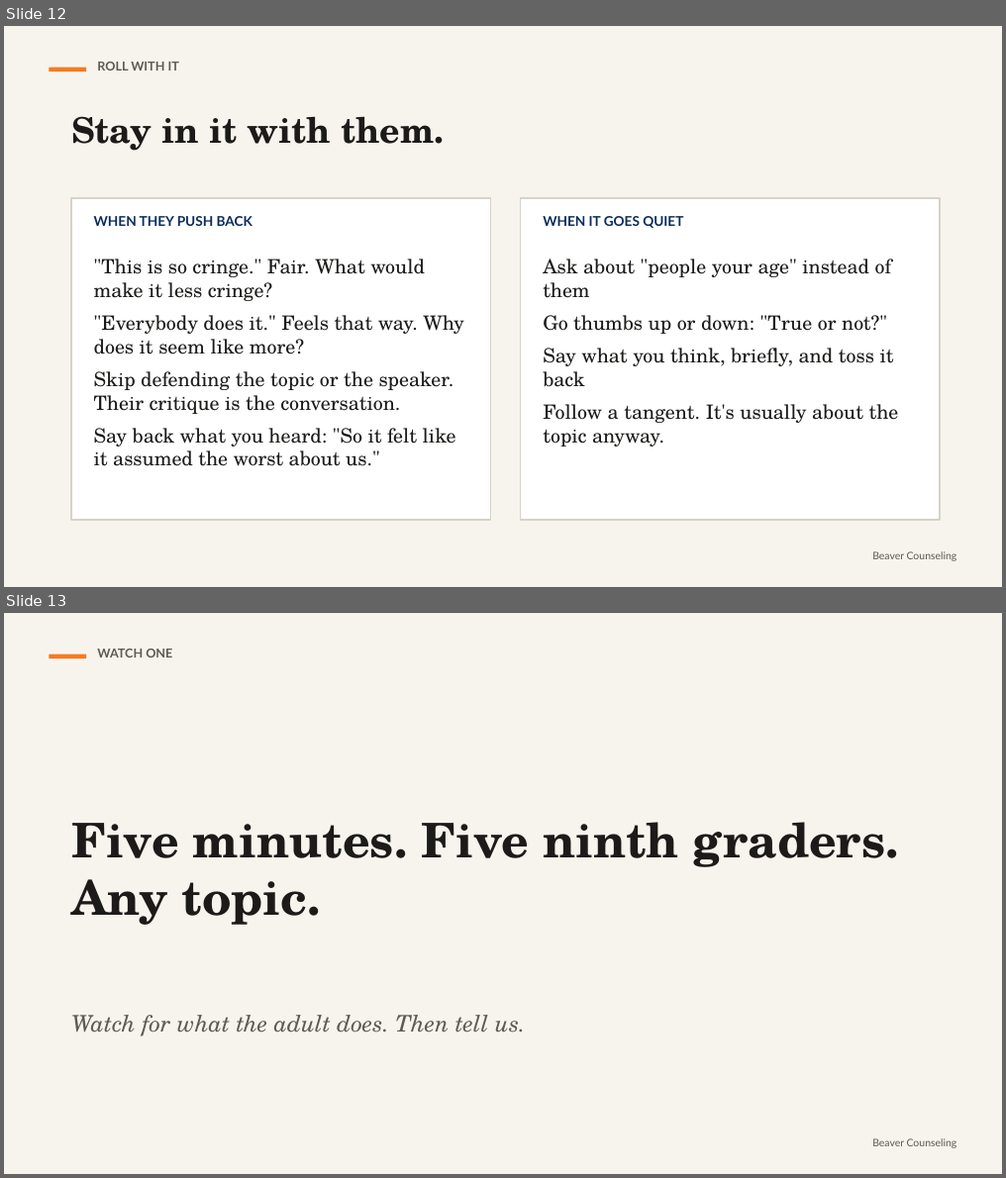
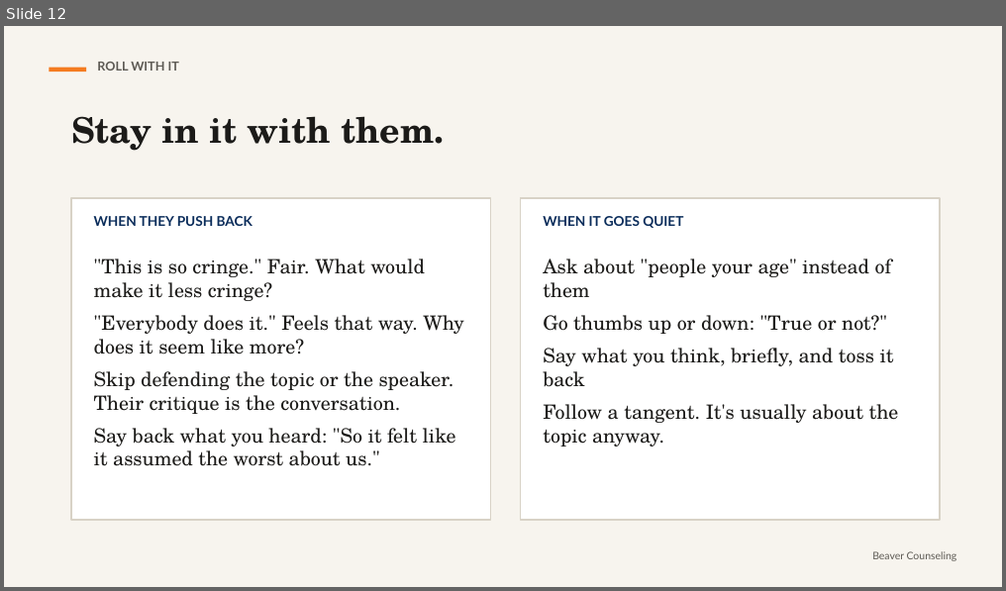
Before and after one commit to rmwtoolkit/bcds-toolkit, a slide deck: decks/less-cringe-more-connection-lesson-v2.pptx. Shown one above the other, each under a label of ours: slides 12 and 13 before the commit, slide 12 after it. The pictures are 1006x1178 and 1006x591 pixels, drawn with LibreOffice and Linux fonts; fonts in the diff are those of the drawing. Boxes give left, top, right and bottom in pixels: in the first picture for what was removed or moved away, otherwise in the second. Text is boxed around its words. In the diff, an @@ line names an element or a change of style, - is before the commit and + after.

```diff
--- a/decks/less-cringe-more-connection-lesson-v2.pptx
+++ b/decks/less-cringe-more-connection-lesson-v2.pptx
@@ slide 13 removed at (4, 613, 1002, 1174), background #F7F4EE @@
@@ rectangle removed at (49, 655, 86, 659) @@
@@ text removed at (97, 649, 172, 658) @@
-WATCH ONE
@@ text removed at (71, 822, 899, 925) @@
-Five minutes. Five ninth graders. Any topic.
@@ text removed at (71, 1015, 526, 1037) @@
-Watch for what the adult does. Then tell us.
@@ text removed at (872, 1139, 957, 1149) @@
-Beaver Counseling
```
Also in this commit, not shown: 2 slides changed, 1 slide added, 1 other slide removed, 3 other files.
